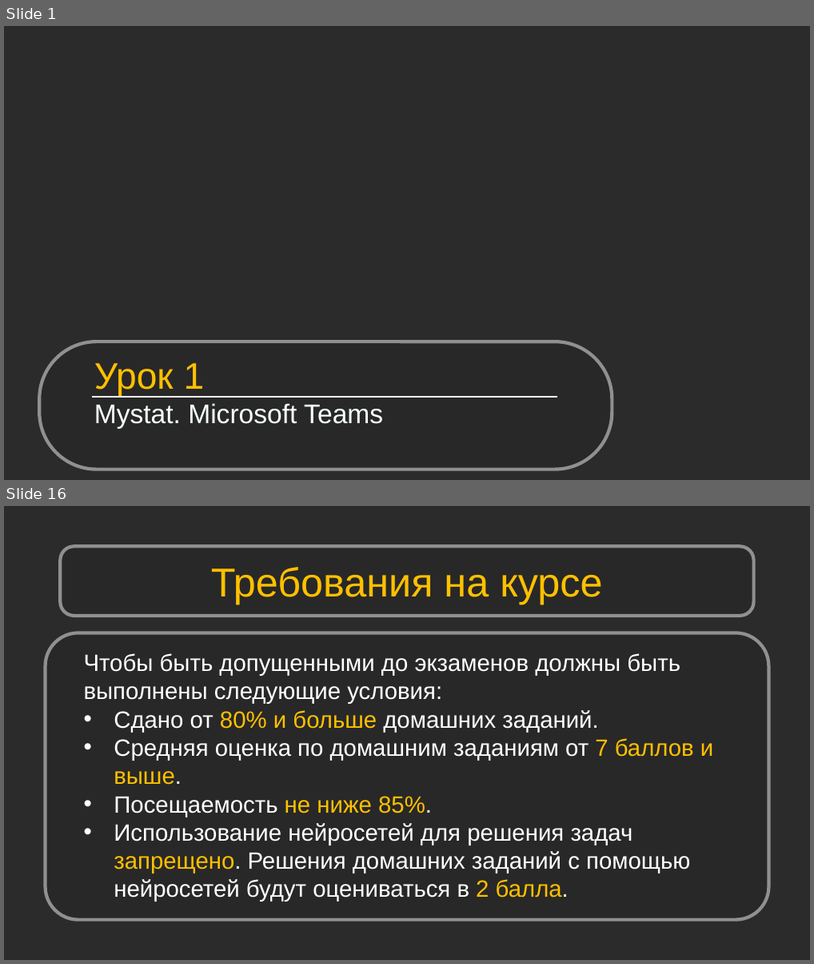
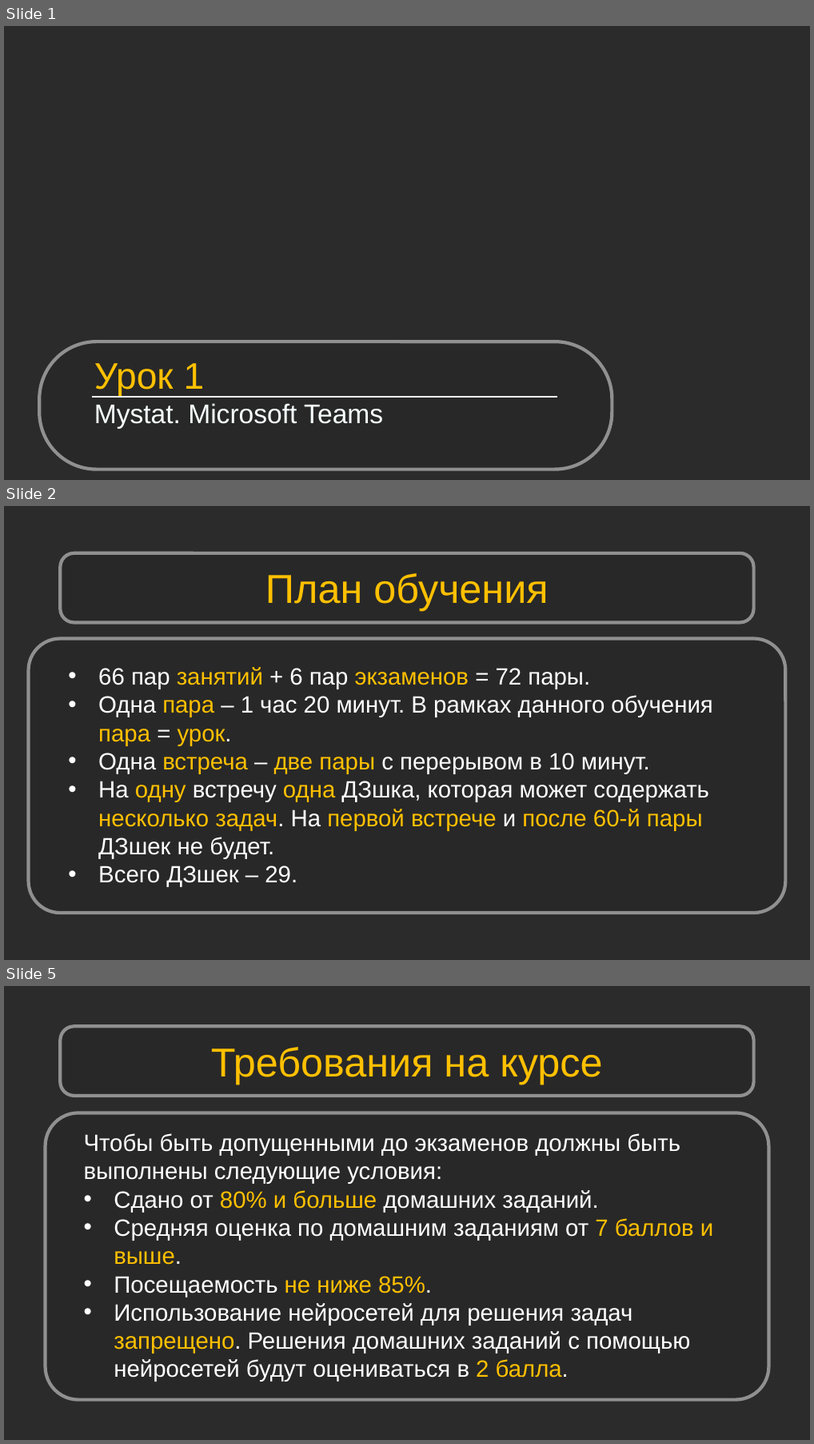
Before and after one commit to Shikonohito/Python_Bootcamp, a slide deck: Урок 01. Mystat. Microsoft Teams/Урок 1. Mystat. Microsoft Teams.pptx. Shown one above the other, each under a label of ours: slides 1 and 16 before the commit, slides 1, 2 and 5 after it; the slides between them are not shown. The pictures are 814x964 and 814x1444 pixels, drawn with LibreOffice and Linux fonts; fonts in the diff are those of the drawing; background and template pictures are left out; a plain dark background stands for a picture behind light text. Boxes give left, top, right and bottom in pixels: in the first picture for what was removed or moved away, otherwise in the second. Text is boxed around its words. In the diff, an @@ line names an element or a change of style, - is before the commit and + after.

```diff
--- a/Урок 01. Mystat. Microsoft Teams/Урок 1. Mystat. Microsoft Teams.pptx
+++ b/Урок 01. Mystat. Microsoft Teams/Урок 1. Mystat. Microsoft Teams.pptx
@@ slide 2 added at <box>4,506,810,960</box>, background picture (left out) @@
@@ rounded rectangle added at <box>60,553,754,623</box>, fill #262626 at 50% opacity, outline #909090 4 pt @@
@@ text added at <box>266,573,548,611</box>, 48 pt, text #FFC000 @@
+План обучения
@@ rounded rectangle added at <box>28,639,786,912</box>, fill #262626 at 50% opacity, outline #909090 4 pt @@
@@ text added at <box>98,667,713,887</box>, 28 pt, text #FFFFFF @@
+• 66 пар занятий + 6 пар экзаменов = 72 пары.
+• Одна пара – 1 час 20 минут. В рамках данного обучения пара = урок.
+• Одна встреча – две пары с перерывом в 10 минут.
+• На одну встречу одна ДЗшка, которая может содержать несколько задач. На первой встрече и после 60-й пары ДЗшек не будет.
+• Всего ДЗшек – 29.
@@ what was slide 16 is now slide 5 @@
```
Also in this commit, not shown: 1 other slide added, 13 slides removed, 1 other file.
